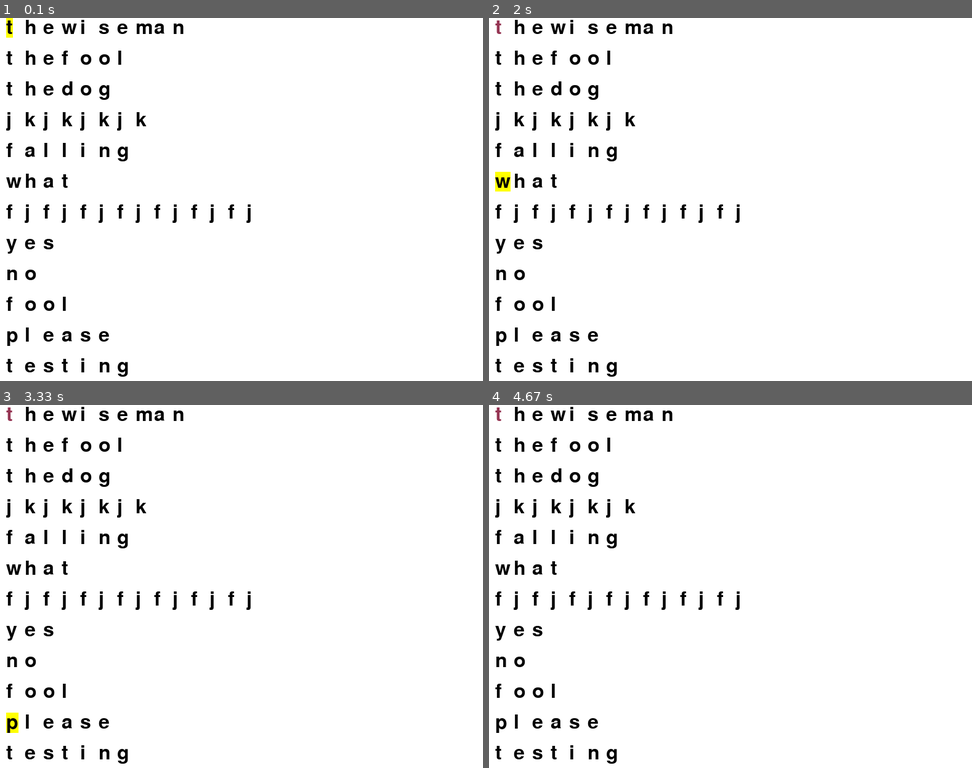
Above: before the commit, frames 1-4 (two rows, left to right).
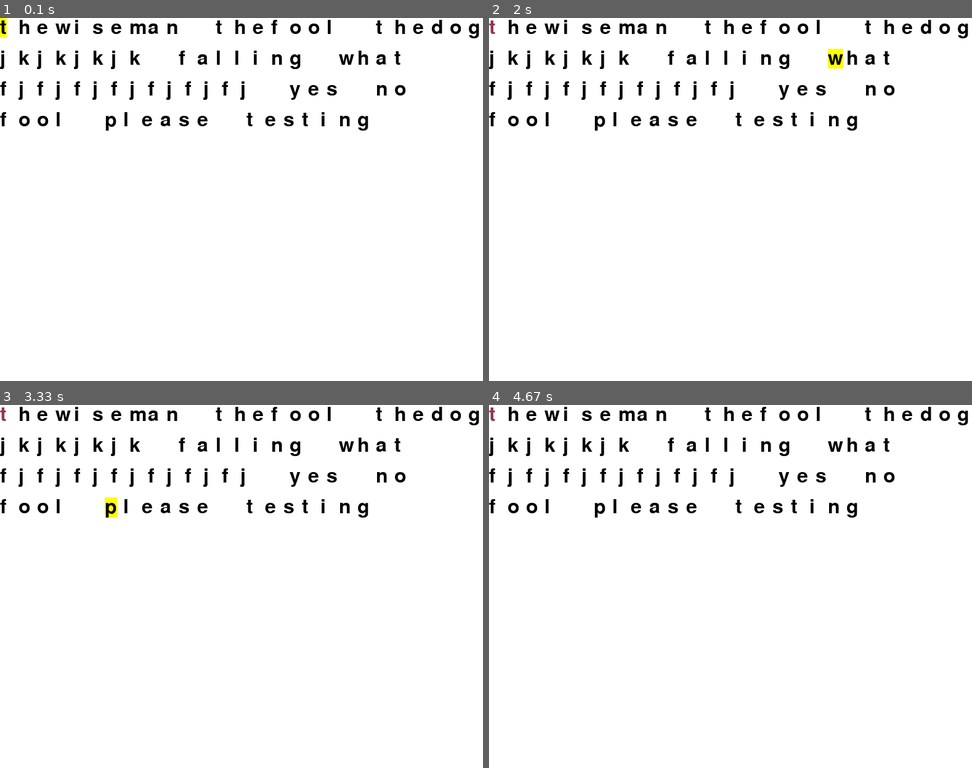
Above: after the commit, the same moments.

Repository: classTheTester/finalProject
Game: pygame game, started from randomShit/fuckyou.py
Same seed, same stepped clock (60 frames per second), same inputs: the game is played once before the commit and once after it.
Inputs:
- Up to frame 1 (0.1 s): no input
- Up to frame 2 (2 s): tap Enter at 0.33 s; tap Space at 0.67, 1.07, 1.37, 1.57, 1.9 s
- Up to frame 3 (3.33 s): tap Space at 2.2, 2.4, 2.7, 2.97, 3.3 s
- Up to frame 4 (4.67 s): tap Space at 3.6, 3.73 s

The runs differ from the first frame. In frame 1, 5.9% of the frame differs, in the area x 0-100%, y 0-99%; in frame 2, 6.1%; in frame 3, 6.0%; in frame 4, 5.9%.

Commit message:
added more functions to the test class and main file

Diff:
--- a/randomShit/fuckyou.py
+++ b/randomShit/fuckyou.py
@@ -1,5 +1,5 @@
 # import pygame module in this program
-from classes import *
+from testingClassesFuck import *
 white = (255, 255, 255)
 black = (0,0,0)
 totalLetters = 0
@@ -45,14 +45,19 @@
 wordsCounter = 0
 gameLoop = True
 scoreLoop = False
-space = 0
 def createClasses(words):
+    xSpace = 0
+    ySpace = 0
     for i in range(len(words)):
-        if i == 0:
-            wordUsed = Words(words[i],0, i)
+        wordUsed = Words(words[i],xSpace, ySpace)
+        listClass.append(wordUsed)
+        if xSpace + 30*len(words[i])+50 < 650:
+            xSpace += 30*len(words[i]) + 50
         else:
-            wordUsed = Words(words[i],len(words[i-1]), i)
-        listClass.append(wordUsed)
+            ySpace += 50
+            xSpace = 0
+        print(xSpace, ySpace)
+
 createClasses(words)
 # create a rectangular object for the
 # text surface object
--- a/randomShit/testingClassesFuck.py
+++ b/randomShit/testingClassesFuck.py
@@ -10,14 +10,15 @@
 
 
 class Words():
-    def __init__(self, word, hello, wordPos):
+    def __init__(self, word, xPos, yPos):
         self.time = 0
         self.accuracy = 0
         self.word = word
         self.wordLen = len(str(word))
         self.letterList = list(word)
         self.counter = -1
-        self.wordPos = wordPos
+        self.xPos = xPos
+        self.yPos = yPos
         self.listColour = [black] * self.wordLen
         self.wrongLetters = ""
         self.firstTime = 0
@@ -49,4 +50,4 @@
                 text = font.render(self.letterList[i], True, self.listColour[i], yellow)
             else:
                 text = font.render(self.letterList[i], True, self.listColour[i])
-            surface.blit(text, (10 +30*i,50*self.wordPos))
+            surface.blit(text, (self.xPos + 30*i, self.yPos))
